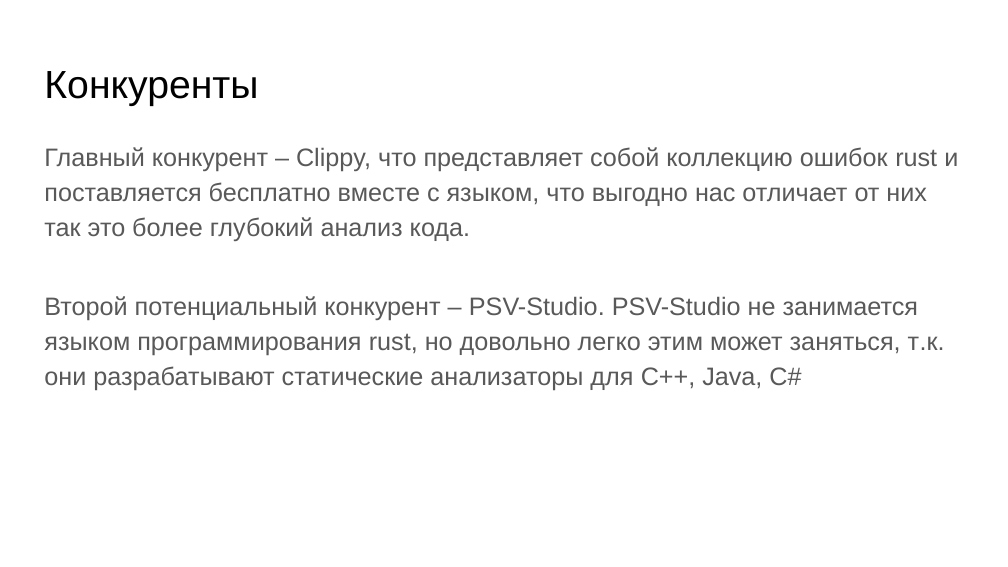
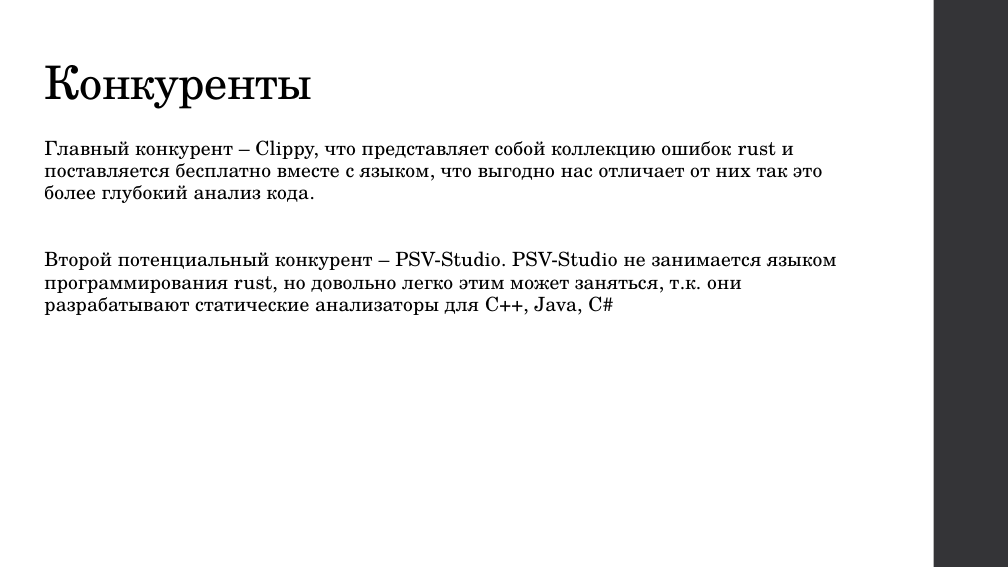
Before and after one commit to rogurotus/Project, a slide deck: slide 7 of Статический анализатор.pptx. Drawn at 1008x567 pixels with LibreOffice and Linux fonts; fonts in the diff are those of the drawing. Boxes give left, top, right and bottom in pixels: in the first picture for what was removed or moved away, otherwise in the second. Text is boxed around its words. In the diff, an @@ line names an element or a change of style, - is before the commit and + after.

```diff
--- a/Статический анализатор.pptx
+++ b/Статический анализатор.pptx
@@ rectangle added at (x1=933, y1=0, x2=1008, y2=566), fill #353537 @@
@@ title "Конкуренты" at (x1=44, y1=65, x2=312, y2=109): size 28 to 33 pt, font Arial to TeX Gyre Schola, letter spacing 0 to -0.4 pt; line spacing 1 to 0.9 @@
@@ text "Главный конкурент – Clippy, что ..." at (x1=44, y1=140, x2=836, y2=315): size 18 to 14 pt, font Arial to TeX Gyre Schola, text colour #595959 to #000000, letter spacing 0 to 0.1 pt; line spacing 1.15 to 0.95 @@
```
Also in this commit, not shown: 6 other slides changed, 3 slides added.
